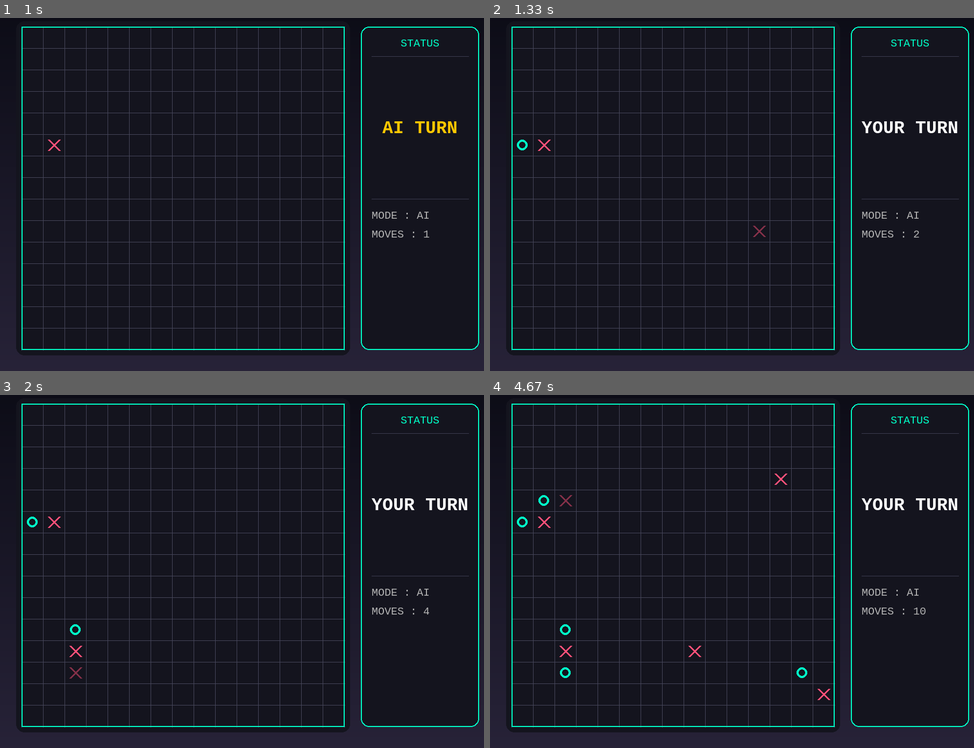
Above: before the commit, frames 1-4 (two rows, left to right).
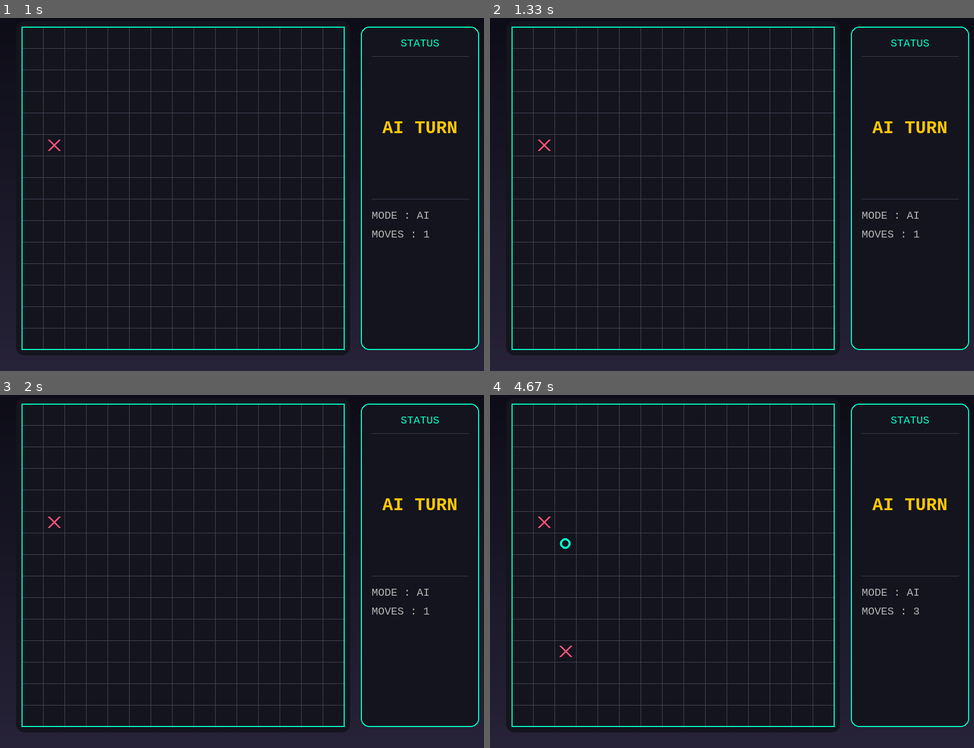
Above: after the commit, the same moments.

Repository: Vuongtlwir/project-ai-caro
Game: pygame game, started from main.py
Same seed, same stepped clock (60 frames per second), same inputs: the game is played once before the commit and once after it.
Inputs (mouse positions are in pixels of both pictures, inside the frame that each line leads up to):
- Up to frame 1 (1 s): click (242, 187) at 0.38 s; click (62, 152) at 0.72 s
- Up to frame 2 (1.33 s): click (751, 233) at 1.05 s
- Up to frame 3 (2 s): click (77, 652) at 1.38 s; click (82, 680) at 1.72 s
- Up to frame 4 (4.67 s): click (911, 687) at 2.05 s; click (775, 472) at 2.38 s; click (693, 543) at 2.72 s; click (814, 695) at 3.05 s; click (591, 490) at 3.38 s; click (557, 652) at 3.72 s; click (688, 642) at 4.05 s; click (562, 500) at 4.38 s

Frame 1 is identical in both runs. In frame 2, 0.5% of the frame differs, in the area x 5-97%, y 29-63%; in frame 3, 0.6%; in frame 4, 0.8%, in the area x 5-97%, y 22-87%.

Commit message:
update ai_move pygame-ui.py and toi uu board

Diff:
--- a/src/ai/heuristic.py
+++ b/src/ai/heuristic.py
@@ -20,9 +20,9 @@
     (4, 1): 50_000,
 
     # Open 3 (2 ĐẦU ĐỀU MỞ)
-    (3, 2): 10_000,
+    (3, 2): 18_000,
     # Blocked 3 ( CHẶN 1 ĐẦU )
-    (3, 1): 1_000,
+    (3, 1): 1_500,
 
     # Open 2
     (2, 2): 100,
@@ -35,21 +35,21 @@
 }
 
 # Double threat bonus: ĐIỂM THƯỞNG CHO NHIỀU OPEN 3 OPEN 4
-DOUBLE_THREAT_BONUS = 200_000
+DOUBLE_THREAT_BONUS = 100_000
 
 
 # NGĂN CHẶN CÁC ĐIỂM QUAN TRỌNG (e.g., XX_XX, X_XXX) - KHOẢNG TRỐNG TRONG CHUỖI
-BROKEN_FOUR_SCORE = 40_000  # X_XXX or XX_XX pattern
+BROKEN_FOUR_SCORE = 100_000  # X_XXX or XX_XX pattern
 BROKEN_THREE_SCORE = 5_000   # X_XX or XX_X pattern
 
 # MỨC ĐỘ ƯU TIÊN CHO CÁC MỐI ĐE DỌA TỪ ĐỐI THỦ
-OPPONENT_WEIGHT = 1.15
+OPPONENT_WEIGHT =  1.15
 
 # THƯỞNG THÊM NẾU KIỂM SOÁT ĐIỂM TRUNG TÂM
 CENTER_BONUS = 15
 
 # BÁN KÍNH TÌM KIẾM LÂN CẬN CHO CÁC NƯỚC ĐI TIỀM NĂNG
-NEIGHBOR_RADIUS = 2
+NEIGHBOR_RADIUS = 3
 
 
 
@@ -57,6 +57,13 @@
     #Đánh giá nhanh chiến thuật của một nước đi mà không cần xem xét toàn bộ bàn cờ.
     #Kiểm tra các mối đe dọa tức thời được tạo ra và bị chặn.
     def quick_tactical_score(self, board: Board, row, col):
+        board.make_move_simulate(row, col, HUMAN)
+
+        if board.get_winner() == HUMAN:
+            board.undo_move_simulate(row, col)
+            return WIN_SCORE
+
+        board.undo_move_simulate(row, col)
         score = 0
 
         board.make_move_simulate(row, col, AI)
@@ -103,22 +110,22 @@
         if 0 <= r < size and 0 <= c < size and board.grid[r][c] == EMPTY:
             open_ends +=1
         # Kiểm tra hướng ngược lại
-        r = row -dr
-        c = col - dc
-        while 0<= r < size and  0 <= c < size and board.grid[r][c] == player :
+        prev_r = row -dr
+        prev_c = col - dc
+        while 0<= prev_r < size and  0 <= prev_c < size and board.grid[prev_r][prev_c] == player :
             length +=1
-            r -= dr
-            c -=dc
-        if 0 <= r < size and 0 <= c < size and board.grid[r][c] == EMPTY:
+            prev_r -= dr
+            prev_c -=dc
+        if 0 <= prev_r < size and 0 <= prev_c < size and board.grid[prev_r][prev_c] == EMPTY:
             open_ends +=1
 
         return length, open_ends
 
     # Đánh giá trạng thái bàn cờ tổng thể
-    def evuluate(self, board: Board):
-        ai_score = self.evuluate_player(board, AI)
-        human_score = self.evuluate_player(board, HUMAN)
-
+    def evaluate(self, board: Board):
+
+        ai_score = self.evaluate_player(board, AI)
+        human_score = self.evaluate_player(board, HUMAN)
         # Kiểm tra đe dọa kép (2 open 3 , 2 open 4 tạo đe dọa)
         ai_score += self.count_double_threats(board, AI)
         human_score += self.count_double_threats(board, HUMAN)
@@ -126,13 +133,13 @@
         return int(ai_score - OPPONENT_WEIGHT * human_score)
 
     # Đấnh giá trạng thái bàn cờ của 1 người cụ thể
-    def evuluate_player( self, board: Board, player):
+    def evaluate_player( self, board: Board, player):
         total =0
         size = BOARD_SIZE
-        evuluate_sequences: Set[Tuple[int, int, int, int, int]] = set()
-
-        for row in range(size):
-            for col in range(size):
+        evaluate_sequences: Set[Tuple[int, int, int, int, int]] = set()
+
+        for row in range(-5, 6):
+            for col in range(5, 6):
                 if board.grid[row][col] != player:
                     continue
 
@@ -140,9 +147,9 @@
                     if self.is_previous_same(board, row, col, dr, dc, player):
                         continue
                     sequence_key = (row, col, dr, dc)
-                    if sequence_key in evuluate_sequences:
+                    if sequence_key in evaluate_sequences:
                         continue
-                    evuluate_sequences.add(sequence_key)
+                    evaluate_sequences.add(sequence_key)
 
                     length, open_ends = self.count_sequence(board, row, col, dr, dc, player)
                     total += self.score_pattern(length, open_ends)
@@ -155,49 +162,48 @@
 
     # Kiểm tra các mẫu nguy hiểm (các mẫu bị phá vỡ như X_XXX, ...) tạo thành chuỗi 4 với 1 nước đi
     def check_broken_pattern(
-            self,
-            board: Board,
-            row,
-            col,
-            dr,
-            dc,
-            player
-    ):
-        size = BOARD_SIZE
-        first_count = 0
-        r = row
-        c = col
-        while 0 <= r< size and 0 <=c < size and board.grid[r][c] == player:
-            first_count  +=1
-            r += dr
-            c += dc
-        if not (0 <= r< size and 0 <=c < size and board.grid[r][c] == EMPTY):
-            return  0
-        r += dr
-        c += dc
-        second_count = 0
-        while (0 <= r< size and 0 <=c < size and board.grid[r][c] == player):
-            second_count +=1
-            r += dr
-            c += dc
-        if second_count == 0:
-            return 0
-        total_pieces = first_count + second_count
-
-        open_ends =0
-        if 0 <= r< size and 0 <=c < size and board.grid[r][c] == EMPTY:
-            open_ends +=1
-
-        prev_r = row - dr
-        prev_c = col -dc
-        if 0 <= r< size and 0 <=c < size and board.grid[r][c] == EMPTY:
-            open_ends +=1
-
-        if( total_pieces >=4 and open_ends >=1):
-            return BROKEN_FOUR_SCORE
-        elif total_pieces ==3 and opens_end >=1:
-            return BROKEN_THREE_SCORE
-        return 0
+        self,
+        board: Board,
+        row,
+        col,
+        dr,
+        dc,
+        player
+    ):
+
+        size = BOARD_SIZE
+
+        line = []
+
+        for i in range(-4, 5):
+
+            r = row + i * dr
+            c = col + i * dc
+
+            if 0 <= r < size and 0 <= c < size:
+                if board.grid[r][c] == player:
+                    line.append("X")
+                elif board.grid[r][c] == EMPTY:
+                    line.append("_")
+                else:
+                    line.append("O")
+            else:
+                line.append("O")
+
+        s = "".join(line)
+
+        score = 0
+
+        if "XXXX_" in s or "_XXXX" in s:
+            score += BROKEN_FOUR_SCORE
+
+        if "XXX_X" in s or "X_XXX" in s or "XX_XX" in s:
+            score += BROKEN_FOUR_SCORE
+
+        if "XX_X_" in s or "_X_XX" in s:
+            score += BROKEN_THREE_SCORE
+
+        return score
     # Đếm số vị trí player có nhiều open 3 , open 4 có sự đe dọa kép mạnh
     def count_double_threats(self, board: Board, player):
         threats: List[Tuple[int, int]] = []
@@ -245,8 +251,8 @@
 
         # Kiểm tra đầu đằng sau ( ?xxx)
         prev_r = row - dr
-        pre_c = row -dc
-        if 0 <= r < size and 0 <= c < size and board.grid[r][c] == EMPTY:
+        prev_c = col -dc
+        if 0 <= prev_r < size and 0 <= prev_c < size and board.grid[prev_r][prev_c] == EMPTY:
             open_ends +=1
         return length, open_ends
 
--- a/src/ai/iterative_deepening.py
+++ b/src/ai/iterative_deepening.py
@@ -0,0 +1,42 @@
+import math, time
+from src.game.board import Board
+
+from .heuristic import WIN_SCORE
+
+
+#Sử dụng phương pháp iterative deepening (Lặp đi lặp lại) để tìm nước đi tốt nhất trong thời gian giới hạn.
+#Mỗi lần lặp sử dụng thuật toán Minimax với cắt Alpha-Beta.
+
+
+class IterativeDeepening:
+    def choose_move(self, board: Board):
+        self.start_time = time.perf_counter()
+        self.time_up = False
+        self.killer_moves.clear()
+        self.move_scores.cleart()
+        self.nodes_evaluated = 0
+
+        legal_moves = self.get_candidate_moves(board)
+
+        if not legal_moves:
+            return None
+
+        if len(legal_moves) == 1:
+            return legal_moves[0]
+        best_move = legal_moves[0]
+        best_score = -math.inf
+
+        for depth in range(1, self.max_depth +1):
+            if self.is_time_up():
+                break
+
+            move, score = self.search_root(board, depth)
+
+            if move is not None and not self.is_time_up():
+                best_move = move
+                best_score = score
+
+                if score >= WIN_SCORE - 1000:
+                    break
+
+        return best_move
--- a/src/ai/killer_heuristic.py
+++ b/src/ai/killer_heuristic.py
@@ -1,5 +1,15 @@
-<<<<<<< HEAD
+from __future__ import annotations
 
-=======
+class KillerHeuristic:
+    #Lưu trữ nước đi gây ra sự cắt đứt như một nước đi quyết định.
+    def store_killer(self, depth, move):
+        if depth not in self.killer_moves:
+            self.killer_moves[depth] =[]
+        killer = self.killer_moves[depth]
 
->>>>>>> 272586131d113c6a9f40439af8e4101e51560b0f
+        if move in killer:
+            return
+
+        killer.insert(0, move)
+        if len(killer) > self.max_killers_per_depth:
+            killer.pop()
--- a/src/ai/minimax.py
+++ b/src/ai/minimax.py
@@ -0,0 +1,252 @@
+import math
+import time
+
+from typing import Dict, List, Optional
+
+from src.game.board import Board
+from src.game.constants import *
+
+from .heuristic import WIN_SCORE
+from .types import Move
+
+from .iterative_deepening import IterativeDeepening
+from .heuristic import HeuristicsMixin
+from .killer_heuristic import KillerHeuristic
+from .move_ordering import MoveOrdering
+
+
+class Minimax(
+    HeuristicsMixin,
+    KillerHeuristic,
+    MoveOrdering,
+    IterativeDeepening
+):
+    def __init__(self, max_depth=4, time_limit_sec=1.8):
+
+        self.max_depth = max_depth
+        self.time_limit_sec = time_limit_sec
+
+        self.start_time = 0.0
+        self.time_up = False
+
+        # Killer heuristic
+        self.killer_moves: Dict[int, List[Move]] = {}
+        self.max_killers_per_depth = 2
+
+        # Cache score move
+        self.move_scores: Dict[Move, int] = {}
+
+        # Stats
+        self.nodes_evaluated = 0
+
+    def search_root(self, board: Board, depth):
+
+        self.start_time = time.perf_counter()
+        self.time_up = False
+
+        alpha = -math.inf
+        beta = math.inf
+
+        best_score = -math.inf
+        best_move: Optional[Move] = None
+
+        moves = self.order_moves(
+            board,
+            depth,
+            is_maximizing=True
+        )
+        if not moves:
+            return None, 0
+
+        # AI THẮNG NGAY
+        for move in moves:
+
+            row, col = move
+
+            board.make_move_simulate(row, col, AI)
+            if board.get_winner() == AI:
+                board.undo_move_simulate(row, col)
+                return move, WIN_SCORE
+
+            board.undo_move_simulate(row, col)
+
+        # CHẶN HUMAN THẮNG NGAY
+        for move in moves:
+
+            row, col = move
+
+            board.make_move_simulate(row, col, HUMAN)
+
+            if board.get_winner() == HUMAN:
+                board.undo_move_simulate(row, col)
+                return move, WIN_SCORE*100 - 1
+
+            board.undo_move_simulate(row, col)
+
+        # =========================================
+        # MINIMAX
+        # =========================================
+
+        for move in moves:
+
+            if self.is_time_up():
+                break
+
+            row, col = move
+
+            board.make_move_simulate(row, col, AI)
+
+            score = self.minimax(
+                board,
+                depth - 1,
+                alpha,
+                beta,
+                False
+            )
+
+            board.undo_move_simulate(row, col)
+
+            self.move_scores[move] = score
+
+            if score > best_score:
+                best_score = score
+                best_move = move
+
+            alpha = max(alpha, best_score)
+
+            if beta <= alpha:
+                break
+
+        return best_move, int(best_score)
+
+    def minimax(
+        self,
+        board: Board,
+        depth,
+        alpha,
+        beta,
+        maximizing
+    ):
+
+        self.nodes_evaluated += 1
+
+        if self.is_time_up():
+            return self.evaluate(board)
+
+        winner = board.get_winner()
+
+        if winner == AI:
+            return WIN_SCORE + depth
+
+        if winner == HUMAN:
+            return -WIN_SCORE - depth
+
+        if (
+            depth == 0
+            or len(board.move_history) == BOARD_SIZE * BOARD_SIZE
+        ):
+            return self.evaluate(board)
+
+        current_player = AI if maximizing else HUMAN
+
+        moves = self.order_moves(
+            board,
+            depth,
+            is_maximizing=maximizing
+        )
+
+        if maximizing:
+
+            value = -math.inf
+
+            for row, col in moves:
+
+                board.make_move_simulate(
+                    row,
+                    col,
+                    current_player
+                )
+
+                value = max(
+                    value,
+                    self.minimax(
+                        board,
+                        depth - 1,
+                        alpha,
+                        beta,
+                        False
+                    )
+                )
+
+                board.undo_move_simulate(row, col)
+
+                alpha = max(alpha, value)
+
+                if beta <= alpha:
+
+                    self.store_killer(
+                        depth,
+                        (row, col)
+                    )
+
+                    break
+
+                if self.is_time_up():
+                    break
+
+            return int(value)
+
+        else:
+
+            value = math.inf
+
+            for row, col in moves:
+
+                board.make_move_simulate(
+                    row,
+                    col,
+                    current_player
+                )
+
+                value = min(
+                    value,
+                    self.minimax(
+                        board,
+                        depth - 1,
+                        alpha,
+                        beta,
+                        True
+                    )
+                )
+
+                board.undo_move_simulate(row, col)
+
+                beta = min(beta, value)
+
+                if beta <= alpha:
+
+                    self.store_killer(
+                        depth,
+                        (row, col)
+                    )
+
+                    break
+
+                if self.is_time_up():
+                    break
+
+            return int(value)
+
+    def is_time_up(self):
+
+        if self.time_up:
+            return True
+
+        if (
+            time.perf_counter() - self.start_time
+        ) >= self.time_limit_sec:
+
+            self.time_up = True
+            return True
+
+        return False
--- a/src/ai/move_ordering.py
+++ b/src/ai/move_ordering.py
@@ -0,0 +1,60 @@
+from typing import List, Set
+
+from src.game.board import Board
+
+from .types import Move
+from src.game.constants import *
+from .heuristic import CENTER_BONUS, NEIGHBOR_RADIUS
+
+class MoveOrdering:
+
+    #Sắp xếp các nước đi tiềm năng dựa trên một số tiêu chí(các ô trống trong bán kính lân cận) để cải thiện hiệu quả của cắt Alpha-Beta.
+    def get_candidate_moves(self, board: Board):
+
+        if not board.move_history:
+            center = BOARD_SIZE //2
+            return [(center, center)]
+
+        candidate: Set[Move] = set()
+
+        for row, col in board.move_history:
+
+            for dr in range(-NEIGHBOR_RADIUS, NEIGHBOR_RADIUS +1):
+                for dc in range(-NEIGHBOR_RADIUS, NEIGHBOR_RADIUS +1):
+                    if dr == 0 and dc ==0:
+                        continue
+                    nr = row +dr
+                    nc = col +dc
+
+                    if board.in_chess_bound(nr, nc) and board.is_empty(nr, nc):
+                        candidate.add((nr,nc))
+
+        return list(candidate)
+    #Sắp xếp các nước đi để tối ưu hiệu quả cắt tỉa alpha-beta.
+    #Ưu tiên: Các nước đi tốt nhất trước đó, Các nước đi mang tính quyết định, Giá trị chiến thuật
+    def order_moves(self, board: Board, depth: int, is_maximizing: bool):
+
+        moves = self.get_candidate_moves(board)
+        if not moves:
+            return moves
+
+        center = BOARD_SIZE //2
+        killer = self.killer_moves.get(depth, [])
+        def score_move(move):
+            row, col = move
+            score = 0.0
+            if move in self.move_scores:
+                score += self.move_scores[move] * 0.01
+
+            if move in killer:
+                score += 100000
+
+            tactical = self.quick_tactical_score(board, row, col)
+            score += tactical
+
+            distance = abs(row - center) + abs(col -center)
+            score += CENTER_BONUS * (BOARD_SIZE *2 - distance)
+
+            return score
+        moves.sort( key = score_move, reverse = True)
+        return moves
--- a/src/game/board.py
+++ b/src/game/board.py
@@ -1,5 +1,5 @@
 from src.game.constants import *
-
+from .win_checker import check_win
 
 class Board:
 
@@ -165,13 +165,47 @@
 
     # Tạo nước đi giả lập, và hoàn tác
     def make_move_simulate(self, row, col, player):
+
+        if not self.is_valid_move(row, col):
+            return False
+
         self.grid[row][col] = player
 
+        self.move_history.append((row, col))
+
+        self.last_move = (row, col)
+
+        return True
 
     def undo_move_simulate(self, row, col):
+
         self.grid[row][col] = EMPTY
 
-
+        self.move_history.pop()
+
+        if self.move_history:
+            self.last_move = self.move_history[-1]
+        else:
+            self.last_move = None
+
+
+    # Trả ra 1 người cụ thể thắng
+    def get_winner(self):
+
+        if self.last_move is None:
+            return None
+
+        row, col = self.last_move
+
+        player = self.grid[row][col]
+
+        if player == EMPTY:
+            return None
+
+        if check_win(self.grid, row, col):
+            return player
+
+        return None
     # =====================================
     # RESET
     # =====================================
--- a/src/ui/pygame_ui.py
+++ b/src/ui/pygame_ui.py
@@ -1,7 +1,7 @@
 import pygame
-import random
 import math
 
+from src.ai.minimax import Minimax
 from src.game.board import Board
 from src.game.constants import *
 from src.game.rules import get_game_result
@@ -41,6 +41,7 @@
         self.board = Board()
 
         self.board_pixel_size = BOARD_SIZE * CELL_SIZE + 1
+        self.ai = Minimax(max_depth=4, time_limit_sec=2.0)
 
         self.offset_x = 40
         self.offset_y = 40
@@ -673,12 +674,15 @@
 
     def ai_move(self):
 
-        moves = self.board.available_neighbors()
-
-        if not moves:
-            return
-
-        r, c = random.choice(moves)
+        move, score = self.ai.search_root(
+            self.board,
+            depth=4
+        )
+
+        if move is None:
+            return
+
+        r, c = move
 
         self.board.make_move(r, c)
 
@@ -701,7 +705,6 @@
         else:
 
             self.board.switch_player()
-
     # ================= AI UPDATE =================
 
     def update_ai(self):
